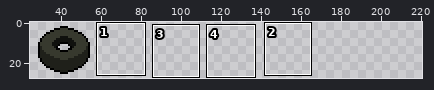
Edited in one commit: sprite sheet (assets/items.png). Above, an overview of the earlier version with the close-up marked.
Close-up. Earlier state:
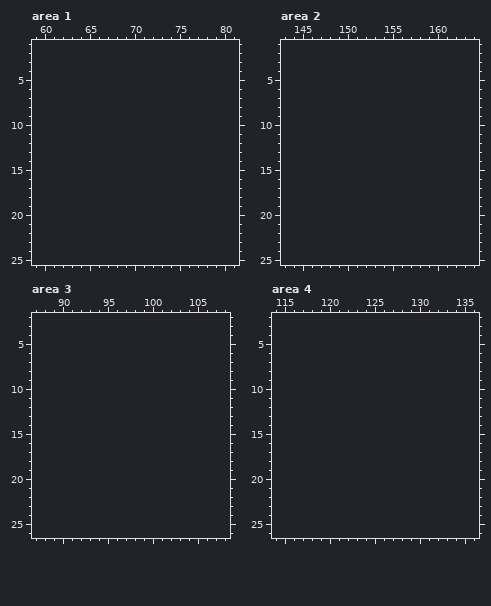
The file is 112x56 pixels, drawn in blocks of 2x2; one block is one cell here. Colours within 5 levels of each other are drawn and written as one. Shown: area 1: x 59..81, y 1..25; area 2: x 143..164, y 1..25; area 3: x 87..108, y 2..26; area 4: x 114..136, y 2..26. The old version is drawn lined up with the new one, on the new canvas. The wide view leaves out empty margins. The commit also changed other parts of the picture, which this record leaves out.
Once edited:
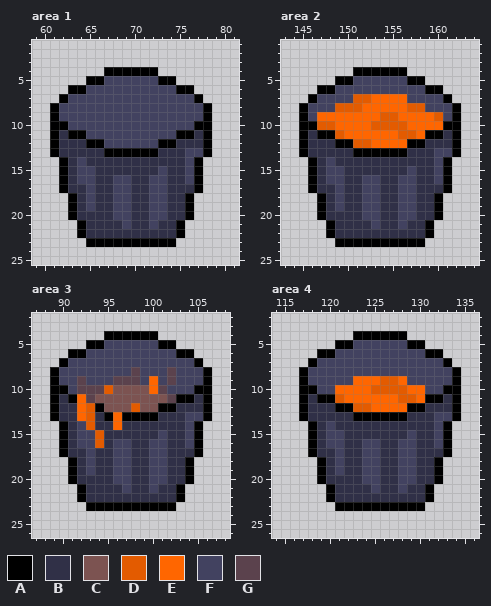
Palette (. is transparent): A #000000  B #303047  C #7c5351  D #e35b00  E #ff6600  F #424260  G #5b424d
The edit:
canvas 56x28 -> 224x28
Changed rows in their new state; - is an unchanged pixel.
Area 1:
first column x 61:
 4 ------AAAAAA------
 5 ----AAFFFFFFAA----
 6 --AAFFFFFFFFFFAA--
 7 -AFFFFFFFFFFFFFFA-
 8 AFFFFFFFFFFFFFFFFA
 9 AFFFFFFFFFFFFFFFFA
10 AAFFFFFFFFFFFFFFAA
11 ABAAFFFFFFFFFFAABA
12 ABBBAAFFFFFFAABBBA
13 ABBBBBAAAAAABBBFFA
14 -ABFBBBBBBBBBBBFA-
15 -ABFFBBBBBBBFBBFA-
16 -ABFFBBFFBBFFBBFA-
17 -ABBFBBFFBBFFBBBA-
18 --ABFBBFFBBFFBBA--
19 --ABFBBFFBBFFBBA--
20 --ABBBBFFBBFFBBA--
21 ---ABBBBFBBFBBA---
22 ---ABBBBBBBBBBA---
23 ----AAAAAAAAAA----
Area 2:
first column x 145:
 4 ------AAAAAA------
 5 ----AAFFFFFFAA----
 6 --AAFFFFFFFFFFAA--
 7 -AFFFFDDEEEEFFFFA-
 8 AFFFDDDEEEEEDDFFFA
 9 AFEEEEEEEDDEEEEDFA
10 AADDEEEEDDDDEEEEAA
11 ABAADEEEEEEDDEAABA
12 ABBBAADDEEEEAABBBA
13 ABBBBBAAAAAABBBFFA
14 -ABFBBBBBBBBBBBFA-
15 -ABFFBBBBBBBFBBFA-
16 -ABFFBBFFBBFFBBFA-
17 -ABBFBBFFBBFFBBBA-
18 --ABFBBFFBBFFBBA--
19 --ABFBBFFBBFFBBA--
20 --ABBBBFFBBFFBBA--
21 ---ABBBBFBBFBBA---
22 ---ABBBBBBBBBBA---
23 ----AAAAAAAAAA----
Area 3:
first column x 89:
 4 ------AAAAAA------
 5 ----AAFFFFFFAA----
 6 --AAFFFFFFFFFFAA--
 7 -AFFFFFFFFFFFFFFA-
 8 AFFFFFFFFGFFFGFFFA
 9 AFFGFFFGGGFEFGFFFA
10 AAFGGGDCCCCEGFFFAA
11 ABAEGCCCCCCCCGAABA
12 ABBEDACCCDCCAABBBA
13 ABBEDBAEAAAABBBFFA
14 -ABFDBBEBBBBBBBFA-
15 -ABFFDBBBBBBFBBFA-
16 -ABFFDBFFBBFFBBFA-
17 -ABBFBBFFBBFFBBBA-
18 --ABFBBFFBBFFBBA--
19 --ABFBBFFBBFFBBA--
20 --ABBBBFFBBFFBBA--
21 ---ABBBBFBBFBBA---
22 ---ABBBBBBBBBBA---
23 ----AAAAAAAAAA----
Area 4:
first column x 117:
 4 ------AAAAAA------
 5 ----AAFFFFFFAA----
 6 --AAFFFFFFFFFFAA--
 7 -AFFFFFFFFFFFFFFA-
 8 AFFFFFFFFFFFFFFFFA
 9 AFFFFFEEEDDEFFFFFA
10 AAFFEEEEDDDDEEFFAA
11 ABAADEEEEEEDDEAABA
12 ABBBAADDEEEEAABBBA
13 ABBBBBAAAAAABBBFFA
14 -ABFBBBBBBBBBBBFA-
15 -ABFFBBBBBBBFBBFA-
16 -ABFFBBFFBBFFBBFA-
17 -ABBFBBFFBBFFBBBA-
18 --ABFBBFFBBFFBBA--
19 --ABFBBFFBBFFBBA--
20 --ABBBBFFBBFFBBA--
21 ---ABBBBFBBFBBA---
22 ---ABBBBBBBBBBA---
23 ----AAAAAAAAAA----
